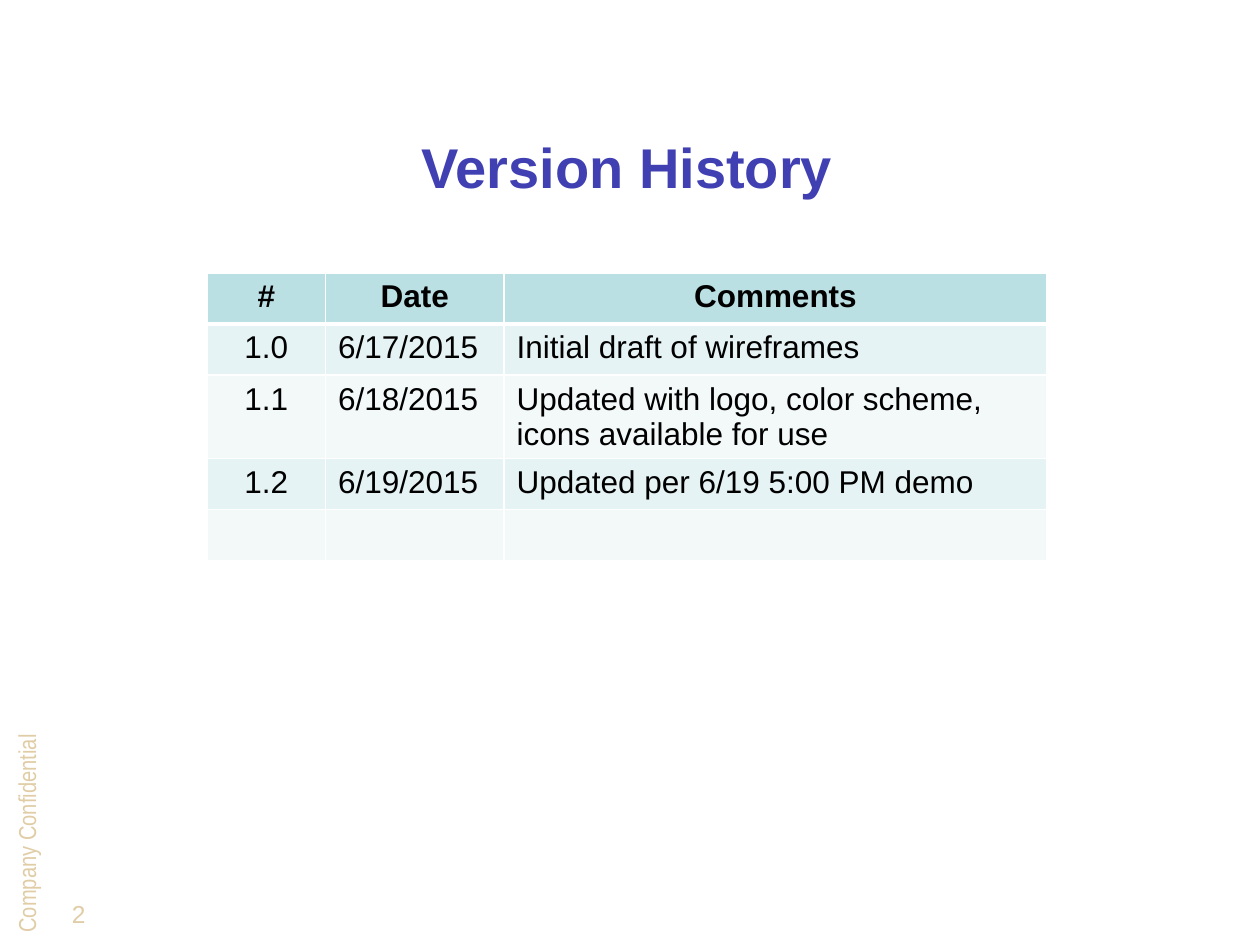
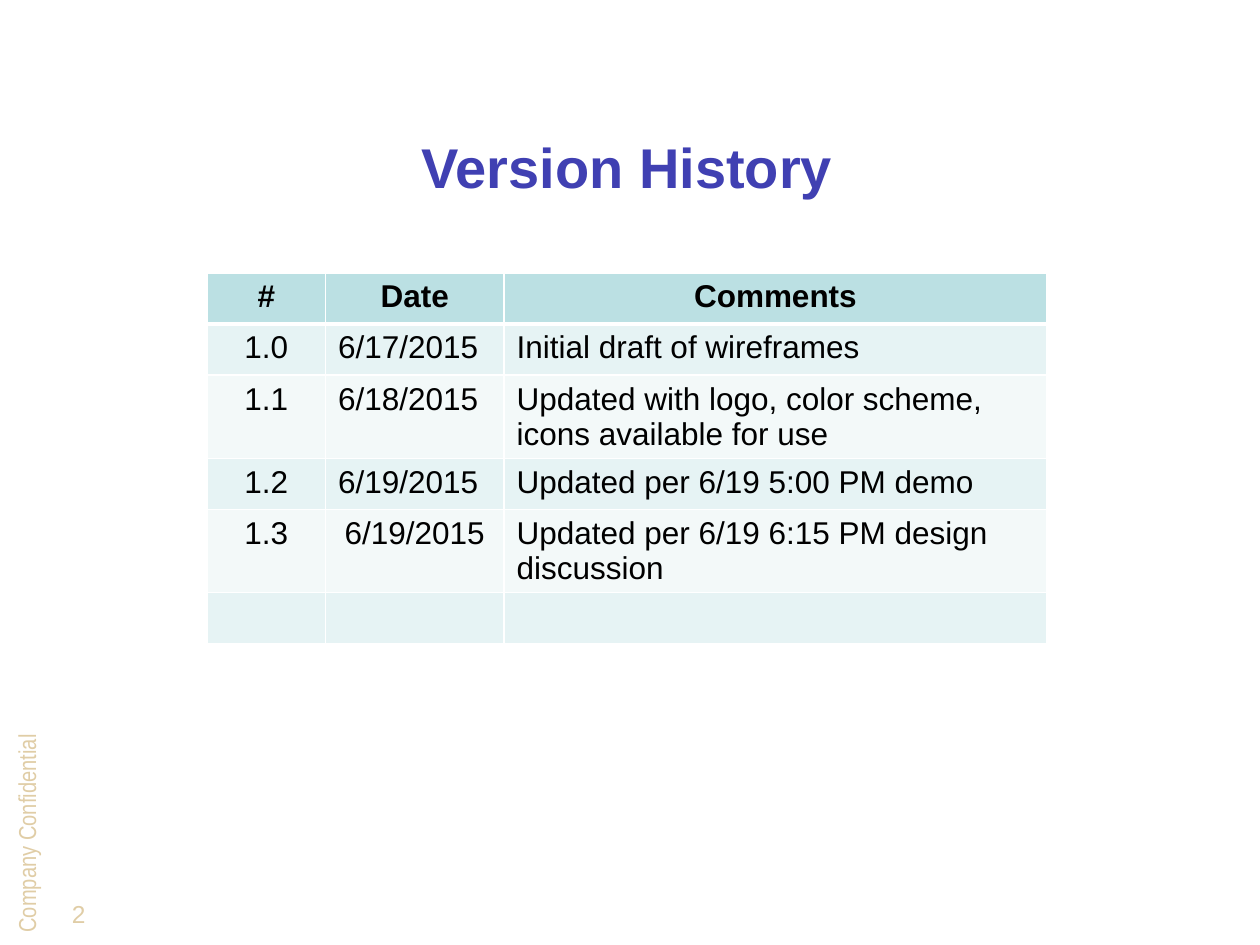
Before and after one commit to DevTechnology/DRIC, a slide deck: slide 2 of Design/Wireframes/DRIC wireframes.pptx. Drawn at 1260x945 pixels with LibreOffice and Linux fonts; fonts in the diff are those of the drawing; background and template pictures are left out. Boxes give left, top, right and bottom in pixels: in the first picture for what was removed or moved away, otherwise in the second. Text is boxed around its words. In the diff, an @@ line names an element or a change of style, - is before the commit and + after.

```diff
--- a/Design/Wireframes/DRIC wireframes.pptx
+++ b/Design/Wireframes/DRIC wireframes.pptx
@@ table at [207, 273, 1047, 654] @@
+row 5: 1.3 | 6/19/2015 | Updated per 6/19 6:15 PM design discussion
```
Also in this commit, not shown: 2 other slides changed, 1 slide added, 1 slide removed.
